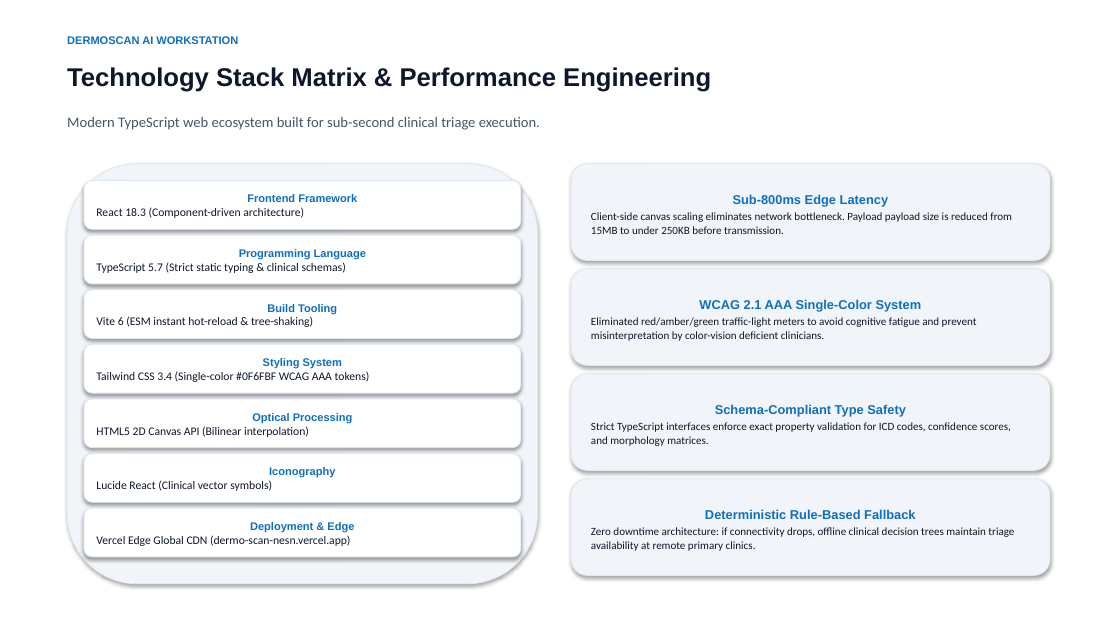
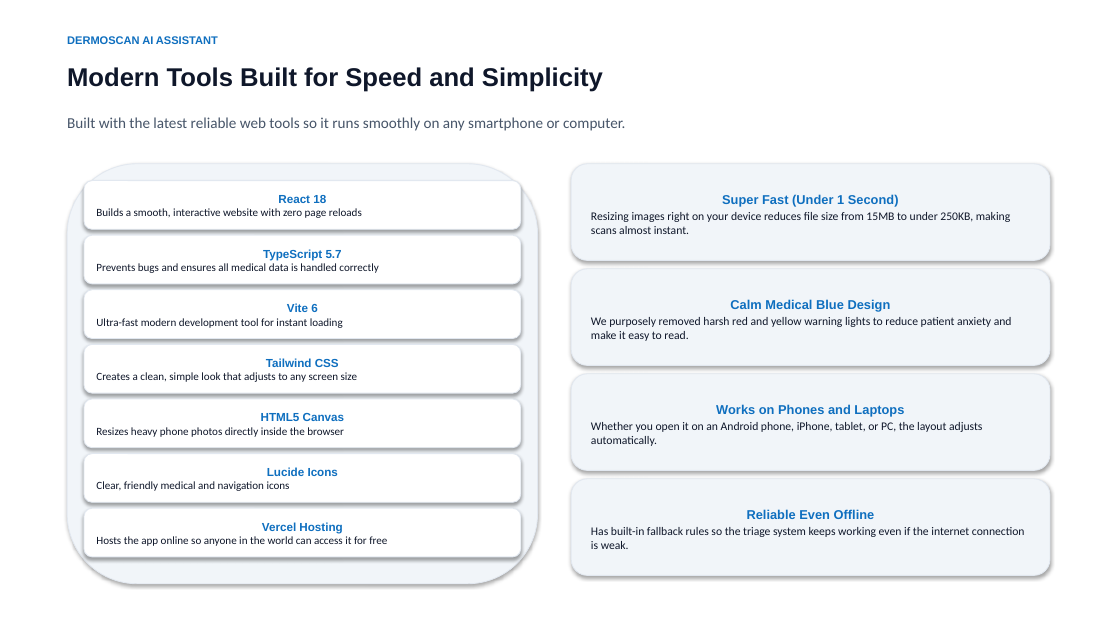
Before and after one commit to vijayesh26/Dermo-Scan-, a slide deck: slide 10 of DERMO_SCAN_PROJECT_PRESENTATION.pptx. Drawn at 1120x630 pixels with LibreOffice and Linux fonts; fonts in the diff are those of the drawing. Boxes give left, top, right and bottom in pixels: in the first picture for what was removed or moved away, otherwise in the second. Text is boxed around its words. In the diff, an @@ line names an element or a change of style, - is before the commit and + after.

Commit message:
Simplify PPT content to clear everyday language

```diff
--- a/DERMO_SCAN_PROJECT_PRESENTATION.pptx
+++ b/DERMO_SCAN_PROJECT_PRESENTATION.pptx
@@ text at (67, 36, 218, 44): text changed @@
-DERMOSCAN AI WORKSTATION
+DERMOSCAN AI ASSISTANT
@@ text at (67, 67, 603, 92): text changed @@
-Technology Stack Matrix & Performance Engineering
+Modern Tools Built for Speed and Simplicity
@@ text at (67, 117, 625, 131): text changed; size 12.5 to 13 pt @@
-Modern TypeScript web ecosystem built for sub-second clinical triage execution.
+Built with the latest reliable web tools so it runs smoothly on any smartphone or computer.
@@ text in rounded rectangle at (96, 195, 362, 218): text changed; size 10 to 9.5 pt @@
-Frontend Framework
-React 18.3 (Component-driven architecture)
+React 18
+Builds a smooth, interactive website with zero page reloads
@@ text in rounded rectangle at (591, 194, 1010, 234): text changed; size 9.5 to 10 pt @@
-Sub-800ms Edge Latency
-Client-side canvas scaling eliminates network bottleneck. Payload payload size is reduced from 15MB to under 250KB before transmission.
+Super Fast (Under 1 Second)
+Resizing images right on your device reduces file size from 15MB to under 250KB, making scans almost instant.
@@ text in rounded rectangle at (96, 249, 378, 273): text changed; size 10 to 9.5 pt @@
-Programming Language
-TypeScript 5.7 (Strict static typing & clinical schemas)
+TypeScript 5.7
+Prevents bugs and ensures all medical data is handled correctly
@@ text in rounded rectangle at (591, 299, 1012, 341): text changed; size 9.5 to 10 pt @@
-WCAG 2.1 AAA Single-Color System
-Eliminated red/amber/green traffic-light meters to avoid cognitive fatigue and prevent misinterpretation by color-vision deficient clinicians.
+Calm Medical Blue Design
+We purposely removed harsh red and yellow warning lights to reduce patient anxiety and make it easy to read.
@@ text in rounded rectangle at (96, 303, 343, 328): text changed; size 10 to 9.5 pt @@
-Build Tooling
-Vite 6 (ESM instant hot-reload & tree-shaking)
+Vite 6
+Ultra-fast modern development tool for instant loading
@@ text in rounded rectangle at (96, 358, 357, 382): text changed; size 10 to 9.5 pt @@
-Styling System
-Tailwind CSS 3.4 (Single-color #0F6FBF WCAG AAA tokens)
+Tailwind CSS
+Creates a clean, simple look that adjusts to any screen size
@@ text in rounded rectangle at (96, 413, 344, 437): text changed; size 10 to 9.5 pt @@
-Optical Processing
-HTML5 2D Canvas API (Bilinear interpolation)
+HTML5 Canvas
+Resizes heavy phone photos directly inside the browser
@@ text in rounded rectangle at (591, 404, 982, 446): text changed; size 9.5 to 10 pt @@
-Schema-Compliant Type Safety
-Strict TypeScript interfaces enforce exact property validation for ICD codes, confidence scores, and morphology matrices.
+Works on Phones and Laptops
+Whether you open it on an Android phone, iPhone, tablet, or PC, the layout adjusts automatically.
@@ text in rounded rectangle at (96, 467, 338, 491): text changed; size 10 to 9.5 pt @@
-Iconography
-Lucide React (Clinical vector symbols)
+Lucide Icons
+Clear, friendly medical and navigation icons
@@ text in rounded rectangle at (591, 509, 1025, 549): text changed; size 9.5 to 10 pt @@
-Deterministic Rule-Based Fallback
-Zero downtime architecture: if connectivity drops, offline clinical decision trees maintain triage availability at remote primary clinics.
+Reliable Even Offline
+Has built-in fallback rules so the triage system keeps working even if the internet connection is weak.
@@ text in rounded rectangle at (96, 522, 387, 546): text changed; size 10 to 9.5 pt @@
-Deployment & Edge
-Vercel Edge Global CDN (dermo-scan-nesn.vercel.app)
+Vercel Hosting
+Hosts the app online so anyone in the world can access it for free
```
Also in this commit, not shown: 9 other slides changed, 3 slides added, 3 slides removed, 1 other file.
